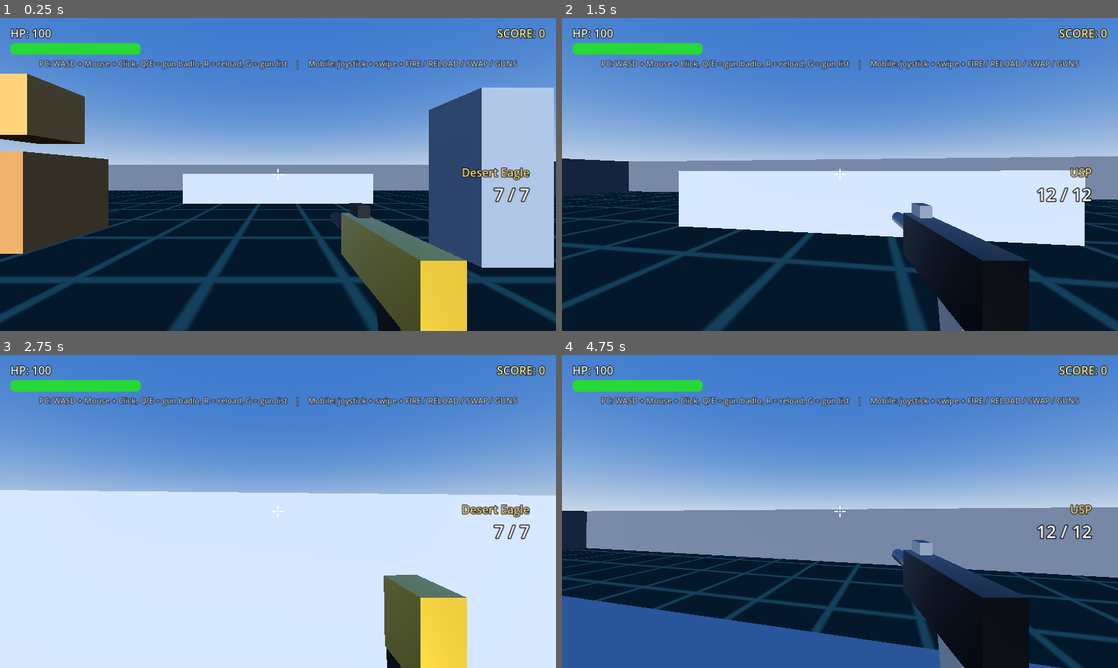
Above: before the commit, frames 1-4 (two rows, left to right).
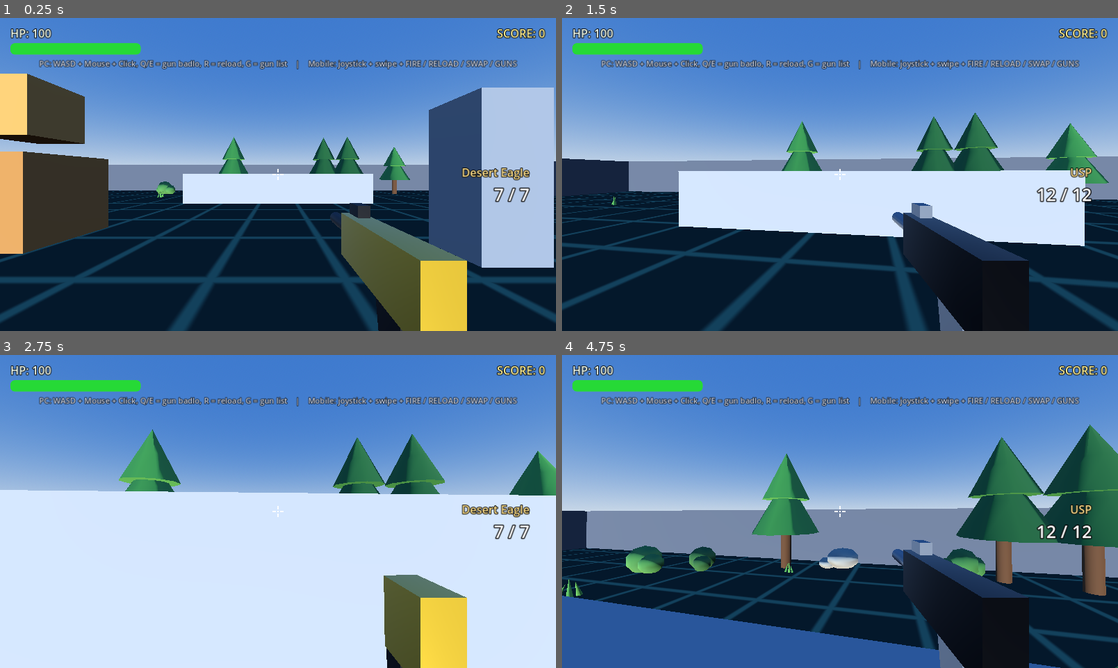
Above: after the commit, the same moments.

Repository: lk0024709-ux/Godot-fps-game-like-free-fire
Game: Godot game, scene res://scenes/main.tscn
Same seed, same stepped clock (60 frames per second), same inputs: the game is played once before the commit and once after it.
Inputs (mouse positions are in pixels of both pictures, inside the frame that each line leads up to):
- Up to frame 1 (0.25 s): no input
- Up to frame 2 (1.5 s): tap Enter at 0.5 s; move the mouse to (867, 174) at 0.52 s; press the mouse at (867, 174) at 0.53 s; hold W (move_forward) from 0.53 s (still down); tap Space (jump) at 0.77 s; move the mouse to (812, 174) at 1.27 s; release the mouse at (812, 174) at 1.28 s; tap E (next_weapon) at 1.35 s
- Up to frame 3 (2.75 s): keep holding W (move_forward); tap Space (jump) at 1.52 s; move the mouse to (289, 505) at 2.02 s; tap Q (prev_weapon) at 2.1 s
- Up to frame 4 (4.75 s): keep holding W (move_forward); tap Space (jump) at 2.75, 3.02, 3.77, 4.52 s; move the mouse to (834, 517) at 2.77 s; tap 1 at 2.85 s; click (834, 517) at 2.92 s; move the mouse to (878, 514) at 3.52 s; press the mouse at (878, 514) at 3.53 s; tap R (reload) at 4.15 s; move the mouse to (795, 508) at 4.27 s; release the mouse at (795, 508) at 4.28 s; tap E (next_weapon) at 4.35 s

The runs differ from the first frame. In frame 1, 1.4% of the frame differs, in the area x 28-74%, y 38-58%; in frame 2, 3.3%; in frame 3, 4.0%; in frame 4, 11%, in the area x 0-100%, y 22-100%.

Commit message:
Phase 1: hybrid CC0 nature assets (build-time download + procedural fallback)
- .github/workflows/build-apk.yml: step 7b (actions/cache) + 7c (fail-soft download of
  14 Kenney Nature Kit 2.1 .glb files, pinned commit 45df48c4) BEFORE the import step;
  GLB magic-byte check; 150s time budget; warning (never failure) if <5 files
- scripts/asset_loader.gd (NEW): fail-safe loader, static PackedScene cache,
  list_models/load_model/has_models, dir-listing + ResourceLoader.exists fallback
- scripts/assets.gd: hybrid tree()/rock()/bush()/grass_tuft() (downloaded model first,
  else procedural), _try_downloaded(), _visual_aabb(), _ensure_collision() with
  AABB-derived BoxShape3D, ground-drop so any model sits on the floor
- scripts/main.gd: deterministic nature scatter (nature_seed), obstacle counts untouched
- README: Asset Sources section (CC0 + license + pinned commit); .gitignore: assets/downloaded/

Co-authored-by: arena-agent <297053741+arena-agent@users.noreply.github.com>

Diff:
--- /dev/null
+++ b/scripts/asset_loader.gd
@@ -0,0 +1,157 @@
+extends RefCounted
+##
+## AssetLoader — build ke waqt download hue CC0 models ko runtime pe load karta hai.
+##
+## Ye file HYBRID asset system ka "loader" hissa hai:
+##   - GitHub Actions `assets/downloaded/<category>/` me free CC0 models (.glb) daalta hai
+##   - Ye script wahan se unhe load karta hai (PackedScene)
+##   - Agar kuch bhi download na hua ho (net/github down, ya folder hi na ho) to
+##     ye chup-chaap `null` deta hai -> assets.gd ka procedural fallback chalta hai
+##
+## Sab kuch SAFE hai: folder na ho, file kharab ho, PCK me list na aaye — koi error
+## nahi aata, bas null milta hai. Isliye game KABHI asset download ki wajah se nahi rukta.
+##
+## Static cache hai, isliye ek hi model baar-baar disk se nahi padha jaata.
+##
+## Istemal (assets.gd me):
+##     const Loader := preload("res://scripts/asset_loader.gd")
+##     var scene := Loader.load_model("tree_default", "nature")   # PackedScene ya null
+##
+
+## Jahan CI download karta hai (dekho .github/workflows/build-apk.yml step "7c")
+const BASE_DIR := "res://assets/downloaded/"
+
+## Sirf ye formats chalte hain (GLB self-contained hota hai: usme hi mesh + material aate hain)
+const EXTENSIONS: Array[String] = [".glb", ".gltf"]
+
+
+## category/fragment -> PackedScene (ya null). Static = poore project me ek hi baar load.
+static var _cache: Dictionary = {}
+
+## category -> Array[String] (ek hi baar folder padha jaata hai)
+static var _listings: Dictionary = {}
+
+
+# ============================================================ PUBLIC API =====
+
+## Ek category ke saare model naam (extension ke bina). Folder na ho to khali list.
+static func list_models(category: String = "nature") -> Array[String]:
+	if _listings.has(category):
+		return _listings[category]
+
+	var names: Array[String] = []
+	var dir_path := BASE_DIR + category
+
+	# Folder hi nahi hai (download fail hua / assets skip hue)? Koi error nahi, khali list.
+	# dir_exists_absolute() res:// paths ke saath bhi kaam karta hai.
+	if not DirAccess.dir_exists_absolute(dir_path):
+		_listings[category] = names
+		return names
+
+	var dir := DirAccess.open(dir_path)
+	if dir == null:
+		_listings[category] = names
+		return names
+
+	for file_name in dir.get_files():
+		var clean := _strip_suffix(file_name)
+		var ext := "." + clean.get_extension().to_lower()
+		if EXTENSIONS.has(ext):
+			names.append(clean.trim_suffix(ext))
+
+	names.sort()          # deterministic (warna PCK ki listing ka order badal sakta hai)
+	_listings[category] = names
+	return names
+
+
+## Naam ke hisse se model dhundo -> PackedScene, warna null (kabhi crash nahi).
+## Match ka order: exact naam -> naam se shuru -> naam me kahin bhi.
+static func load_model(name_fragment: String, category: String = "nature") -> PackedScene:
+	var key := category + "/" + name_fragment
+	if _cache.has(key):
+		return _cache[key]
+
+	var scene := _try_load(name_fragment, category)
+	_cache[key] = scene
+	return scene
+
+
+## Kisi bhi category me kuch download hua hai? (debug / README ke liye)
+static func has_models(category: String = "nature") -> bool:
+	return not list_models(category).is_empty()
+
+
+## Saari categories me kuch bhi hai? (HUD/debug ke liye)
+static func has_any_models() -> bool:
+	return has_models("nature") or has_models("buildings") or has_models("weapons") \
+		or has_models("characters")
+
+
+## Cache khali karo (aksar zaroorat nahi — scene reload pe bhi cache chalta rehta hai)
+static func clear_cache() -> void:
+	_cache.clear()
+	_listings.clear()
+
+
+# ============================================================== INTERNAL ======
+
+## Ek model load karne ki koshish. Fail hone pe null.
+static func _try_load(name_fragment: String, category: String) -> PackedScene:
+	var fragment := name_fragment.to_lower().strip_edges()
+	if fragment.is_empty():
+		return null
+
+	# ---- 1) Folder listing se best match dhoondo ----
+	var best := ""
+	var files := list_models(category)
+	for f in files:
+		if f.to_lower() == fragment:
+			best = f
+			break
+	if best.is_empty():
+		for f in files:
+			if f.to_lower().begins_with(fragment):
+				best = f
+				break
+	if best.is_empty():
+		for f in files:
+			if f.to_lower().contains(fragment):
+				best = f
+				break
+
+	# ---- 2) Listing khali ho (jaise PCK me list na aaye) to seedha path try karo ----
+	#        (assets.gd ke paas fragment naam already hote hain, isliye ye hamesha chalega)
+	if best.is_empty():
+		for ext in EXTENSIONS:
+			var direct := BASE_DIR + category + "/" + name_fragment + ext
+			var loaded_direct := _load_scene(direct)
+			if loaded_direct != null:
+				return loaded_direct
+		return null
+
+	for ext in EXTENSIONS:
+		var path := BASE_DIR + category + "/" + best + ext
+		var loaded := _load_scene(path)
+		if loaded != null:
+			return loaded
+	return null
+
+
+## Path se PackedScene (agar exist karta hai aur PackedScene hai)
+static func _load_scene(path: String) -> PackedScene:
+	if not ResourceLoader.exists(path):
+		return null
+	var res: Resource = load(path)
+	if res is PackedScene:
+		return res as PackedScene
+	return null
+
+
+## Exported PCK me kabhi kabhi ".remap"/".import" laga hua naam aata hai -> hata do
+static func _strip_suffix(file_name: String) -> String:
+	var clean := file_name
+	if clean.ends_with(".remap"):
+		clean = clean.trim_suffix(".remap")
+	elif clean.ends_with(".import"):
+		clean = clean.trim_suffix(".import")
+	return clean
--- a/scripts/assets.gd
+++ b/scripts/assets.gd
@@ -1,15 +1,23 @@
 extends RefCounted
 ##
-## Assets — weapon models banata hai, sirf primitives se (box / cylinder / cone / sphere).
-## Koi texture, koi image, koi download nahi — sirf StandardMaterial3D + albedo_color.
+## Assets — saare 3D models banata hai (weapons + nature), sirf primitives se
+## (box / cylinder / cone / sphere). Koi texture, koi image nahi — sirf
+## StandardMaterial3D + albedo_color.
 ##
-## 5 base shapes: pistol, smg, rifle, sniper, shotgun.
+## HYBRID SYSTEM: pehle download kiya hua CC0 model try hota hai
+## (`assets/downloaded/` — GitHub Actions build ke waqt bharta hai), aur wo na
+## milne pe yahi file code se model bana deti hai (procedural fallback).
+## Download fail ho jaye to game phir bhi poora chalta hai — bas shape simple ho jata hai.
+##
+## Weapons: 5 base shapes (pistol, smg, rifle, sniper, shotgun).
 ## Har shape function (body_color, accent_color) leta hai, isliye 28 weapons sirf
 ## colour badal ke bante hain. Har model me 10 se kam mesh children hote hain.
 ##
 ## Model ki direction: barrel -Z (aage) ki taraf, Y up.
 ## Barrel cylinder hamesha X pe 90 degree ghuma hua hai (axis Y -> Z).
 ##
+
+const Loader := preload("res://scripts/asset_loader.gd")
 
 const HALF_PI := PI * 0.5      # 90 degree (radians me)
 
@@ -248,3 +256,256 @@
 	_cone(root, 0.038, 0.10, accent, Vector3(0.0, 0.07, -1.03), Vector3(-HALF_PI, 0, 0))     # choke
 	_muzzle(root, Vector3(0.0, 0.07, -1.09))
 	return root
+
+
+# ============================================================== NATURE =======
+#
+# Phase 1 — trees / rocks / bushes / grass.
+#
+# Har function ka flow ek hi hai:
+#   1) GitHub Actions ne jo CC0 model download kiya hai, wo try karo (asset_loader.gd)
+#   2) Na mila to yahin code se simple model bana do (procedural fallback)
+# Isliye ye functions akele me bhi kaam karte hain aur download ke saath bhi.
+#
+# `variant` = kaunsa roop (0,1,2...). Har kind ke liye NICHE wali list me naam hain —
+# wahi naam asset_loader.gd dhoondhta hai, aur wahi ginti procedural fallback bhi samajhta hai.
+#
+
+## kind -> downloaded file ke naam (fuzzy match, extension ke bina).
+## Ye 14 files .github/workflows/build-apk.yml ke step "7c" me download hoti hain.
+const NATURE_MODELS := {
+	"tree": ["tree_default", "tree_detailed", "tree_pineTallA", "tree_pineRoundC", "tree_fat"],
+	"rock": ["rock_largeA", "rock_largeC", "rock_smallB", "rock_smallFlatA"],
+	"bush": ["plant_bushDetailed", "plant_bush", "plant_bushSmall"],
+	"grass": ["grass", "grass_large"],
+}
+
+## Fallback ke colours (ye har variant ke liye thoda alag hote hain)
+const _TREE_TRUNK := Color(0.32, 0.21, 0.12)
+const _TREE_LEAF := [Color(0.20, 0.42, 0.19), Color(0.24, 0.48, 0.22), Color(0.16, 0.36, 0.17)]
+const _ROCK_COLOR := [Color(0.46, 0.47, 0.49), Color(0.40, 0.41, 0.44), Color(0.52, 0.51, 0.48)]
+const _BUSH_COLOR := [Color(0.22, 0.40, 0.20), Color(0.26, 0.45, 0.23), Color(0.19, 0.35, 0.18)]
+const _GRASS_COLOR := Color(0.30, 0.52, 0.24)
+
+
+## TREE — ped. Pehle downloaded model, warna trunk + patte (code se).
+static func tree(scale_f: float = 1.0, variant: int = 0) -> Node3D:
+	var downloaded := _try_downloaded("tree", variant, scale_f, "Tree", true)
+	if downloaded != null:
+		return downloaded
+
+	# ---------- procedural fallback ----------
+	var root := Node3D.new()
+	root.name = "Tree"
+	var tone: Color = _TREE_LEAF[absi(variant) % _TREE_LEAF.size()]
+	var trunk_mat := _mat(_TREE_TRUNK, 0.0, 0.9)
+	var leaf_mat := _mat(tone, 0.0, 0.85)
+
+	# trunk (cylinder default Y axis pe khada hota hai, isliye rotation nahi chahiye)
+	_cylinder(root, 0.16, 1.7, trunk_mat, Vector3(0.0, 0.85, 0.0), Vector3.ZERO)
+	# patte: do "cone" (CylinderMesh jiska top_radius 0 hai) ek ke upar ek
+	_cone(root, 1.05, 1.8, leaf_mat, Vector3(0.0, 2.0, 0.0), Vector3.ZERO)
+	_cone(root, 0.75, 1.5, leaf_mat, Vector3(0.0, 2.9, 0.0), Vector3.ZERO)
+
+	root.scale = Vector3.ONE * scale_f
+	_ensure_collision(root, "tree")
+	return root
+
+
+## ROCK — patthar.
+static func rock(scale_f: float = 1.0, variant: int = 0) -> Node3D:
+	var downloaded := _try_downloaded("rock", variant, scale_f, "Rock", true)
+	if downloaded != null:
+		return downloaded
+
+	# ---------- procedural fallback ----------
+	var root := Node3D.new()
+	root.name = "Rock"
+	var tone: Color = _ROCK_COLOR[absi(variant) % _ROCK_COLOR.size()]
+	var rock_mat := _mat(tone, 0.0, 0.95)
+
+	# main dhela: sphere ko dabaya hua (y pe 0.6)
+	var main_sphere := _sphere(root, 0.55, rock_mat, Vector3(0.0, 0.33, 0.0))
+	main_sphere.scale = Vector3(1.0, 0.6, 1.0)
+	# ek chhota dhela saath me
+	var side_sphere := _sphere(root, 0.3, rock_mat, Vector3(0.45, 0.18, 0.2))
+	side_sphere.scale = Vector3(1.0, 0.6, 1.0)
+
+	root.scale = Vector3.ONE * scale_f
+	_ensure_collision(root, "rock")
+	return root
+
+
+## BUSH — chhota jhaadi.
+static func bush(scale_f: float = 1.0, variant: int = 0) -> Node3D:
+	var downloaded := _try_downloaded("bush", variant, scale_f, "Bush", true)
+	if downloaded != null:
+		return downloaded
+
+	# ---------- procedural fallback ----------
+	var root := Node3D.new()
+	root.name = "Bush"
+	var tone: Color = _BUSH_COLOR[absi(variant) % _BUSH_COLOR.size()]
+	var mat := _mat(tone, 0.0, 0.9)
+
+	_sphere(root, 0.42, mat, Vector3(0.0, 0.36, 0.0))
+	_sphere(root, 0.30, mat, Vector3(0.34, 0.26, 0.14))
+	_sphere(root, 0.28, mat, Vector3(-0.26, 0.24, -0.22))
+
+	root.scale = Vector3.ONE * scale_f
+	_ensure_collision(root, "bush")
+	return root
+
+
+## GRASS TUFT — ghaas ke guchhe. NOTE: isme collision JAAN-BOOJH kar nahi hai
+## (decor hai — player iske aar-paar chalta rehta hai, aur 25+ tufts pe physics bachega).
+static func grass_tuft(scale_f: float = 1.0, variant: int = 0) -> Node3D:
+	var downloaded := _try_downloaded("grass", variant, scale_f, "GrassTuft", false)
+	if downloaded != null:
+		return downloaded
+
+	# ---------- procedural fallback ----------
+	var root := Node3D.new()
+	root.name = "GrassTuft"
+	var mat := _mat(_GRASS_COLOR, 0.0, 0.9)
+
+	# teen patte (cone), har ek thoda alag jhuka hua
+	_cone(root, 0.055, 0.45, mat, Vector3(0.0, 0.22, 0.0), Vector3(-0.12, 0.0, 0.0))
+	_cone(root, 0.05, 0.38, mat, Vector3(0.10, 0.19, 0.06), Vector3(0.18, 0.0, 0.25))
+	_cone(root, 0.045, 0.32, mat, Vector3(-0.09, 0.16, -0.05), Vector3(0.15, 0.0, -0.28))
+
+	root.scale = Vector3.ONE * scale_f
+	return root
+
+
+# ---------------------------------------------------- hybrid load / fallback --
+
+## Downloaded model try karo -> Node3D (collision ke saath) ya null.
+## Null mila to caller apna procedural model bana leta hai.
+static func _try_downloaded(kind: String, variant: int, scale_f: float, node_name: String,
+		with_collision: bool) -> Node3D:
+	var names: Array = NATURE_MODELS.get(kind, [])
+	if names.is_empty():
+		return null
+	var fragment: String = str(names[absi(variant) % names.size()])
+
+	var scene := Loader.load_model(fragment, "nature")
+	if scene == null:
+		return null      # download nahi hua -> fallback (bilkul normal baat hai)
+
+	var inst := scene.instantiate()
+	if not (inst is Node3D):
+		inst.queue_free()
+		return null
+	var model := inst as Node3D
+
+	model.scale = Vector3.ONE * scale_f
+	model.cast_shadow = GeometryInstance3D.SHADOW_CASTING_SETTING_ON
+
+	var root := Node3D.new()
+	root.name = node_name
+	root.add_child(model)
+
+	# Model ka origin (0,0,0) base pe ho ya beech me — hum usko zameen pe bitha dete hain:
+	# sabse neeche wala point theek y = 0 par aa jata hai.
+	var box := _visual_aabb(model)
+	model.position.y -= box.position.y
+
+	if with_collision:
+		_ensure_collision(root, kind)
+	return root
+
+
+# ------------------------------------------------------------- collision -----
+
+## Model ke aas-paas ek StaticBody3D + BoxShape3D laga do (takkar ke liye).
+## Box ka size model ke AABB se apne aap nikalta hai — koi hardcoded size nahi.
+##
+## DHYAAN DO: `get_aabb()` sirf GeometryInstance3D (MeshInstance3D etc.) pe hota
+## hai — Node3D pe NAHI. Isliye `_visual_aabb()` mesh children ko dekhta hai.
+## "grass" me collision nahi lagta (decor hai).
+static func _ensure_collision(node: Node3D, kind: String, aabb: AABB = AABB()) -> StaticBody3D:
+	if kind == "grass":
+		return null
+
+	var box := aabb
+	if box.size == Vector3.ZERO:
+		box = _visual_aabb(node)
+	if box.size == Vector3.ZERO:
+		return null      # kuch mesh hi nahi mila
+
+	# kind ke hisaab se kitna mota box (ped ke patte halke hote hain -> patla box)
+	var radius_scale := 1.0
+	var height_scale := 1.0
+	match kind:
+		"tree":
+			radius_scale = 0.55
+			height_scale = 0.85
+		"bush":
+			radius_scale = 0.70
+			height_scale = 0.90
+		_:
+			radius_scale = 0.85     # rock / default
+			height_scale = 0.85
+
+	var size := Vector3(
+		maxf(box.size.x * radius_scale, 0.30),
+		maxf(box.size.y * height_scale, 0.30),
+		maxf(box.size.z * radius_scale, 0.30))
+
+	var body := StaticBody3D.new()
+	body.name = "Collision"
+	body.collision_layer = 1
+	# Ground-drop ke baad box ka neeche wala point y = 0 par hai, isliye center = height/2
+	body.position = Vector3(
+		box.position.x + box.size.x * 0.5,
+		size.y * 0.5,
+		box.position.z + box.size.z * 0.5)
+
+	var col := CollisionShape3D.new()
+	var shape := BoxShape3D.new()
+	shape.size = size
+	col.shape = shape
+	body.add_child(col)
+	node.add_child(body)
+	return body
+
+
+## Node ke saare mesh children ka mila-jula AABB — node ke apne local space me.
+static func _visual_aabb(node: Node3D) -> AABB:
+	var result := AABB()
+	var has_any := false
+
+	for child in node.get_children():
+		var child_box := AABB()
+		var found := false
+
+		if child is GeometryInstance3D:
+			# MeshInstance3D / wahi class jisme get_aabb() hai
+			child_box = (child as GeometryInstance3D).get_aabb()
+			found = child_box.size != Vector3.ZERO
+		elif child is Node3D:
+			child_box = _visual_aabb(child as Node3D)
+			found = child_box.size != Vector3.ZERO
+		if not found:
+			continue
+
+		# child ke transform (position/rotation/scale) ke hisaab se box ko ghumao-phirao.
+		# 8 corners nikal ke naya box banate hain -> rotation ke saath bhi theek rehta hai.
+		var xform: Transform3D = (child as Node3D).transform
+		var low := Vector3.INF
+		var high := -Vector3.INF
+		for i in 8:
+			var corner := child_box.position + Vector3(
+				child_box.size.x if (i & 1) != 0 else 0.0,
+				child_box.size.y if (i & 2) != 0 else 0.0,
+				child_box.size.z if (i & 4) != 0 else 0.0)
+			var world_corner: Vector3 = xform * corner
+			low = low.min(world_corner)
+			high = high.max(world_corner)
+		var box_in_parent := AABB(low, high - low)
+
+		result = box_in_parent if not has_any else result.merge(box_in_parent)
+		has_any = true
+
+	return result
--- a/scripts/main.gd
+++ b/scripts/main.gd
@@ -8,6 +8,7 @@
 ##
 
 const ENEMY_SCENE := preload("res://scenes/enemy.tscn")
+const Assets := preload("res://scripts/assets.gd")
 
 @export_group("Enemy Spawning")
 @export var spawn_interval: float = 1.8          ## kitne second me naya enemy
@@ -17,6 +18,15 @@
 
 @export_group("Arena")
 @export var arena_size: float = 40.0             ## maidan kitna bada (40 = 40x40m, 20 = 20x20m)
+
+@export_group("Nature")
+## Ye seed fix hai — isliye har baar wahi ped/patthar/ghaas wahi jagah pe ugte hain.
+## Badal ke dekho: pura layout badal jayega (par phir bhi deterministic rahega).
+@export var nature_seed: int = 20241015
+@export var tree_count: int = 14                 ## ped (deewar ke paas patti me)
+@export var rock_count: int = 10                 ## patthar
+@export var bush_count: int = 12                 ## jhaadiyaan
+@export var grass_count: int = 26                ## ghaas ke guchhe (inme collision nahi hota)
 
 ## Neeche wala layout isi 40x40 ke hisaab se likha hai. arena_size badloge to
 ## sab kuch (deewarein + cover boxes + spawn ghere) automatically scale ho jayega.
@@ -114,6 +124,73 @@
 	for item in _obstacles:
 		_add_box((item[0] as Vector3) * scale_factor, (item[1] as Vector3) * scale_factor, item[2])
 
+	# ---- nature: ped / patthar / jhaadi / ghaas (hybrid: download ya procedural) ----
+	_scatter_nature()
+
+
+# ------------------------------------------------------------- nature props --
+
+## Ped / patthar / jhaadi / ghaas ko maidan ke kinare wali patti me bikher deta hai.
+##
+## Deterministic: `nature_seed` fix hai, isliye har run me SAME layout banta hai.
+## Saare props deewar ke paas wali patti me rakhe jaate hain (beech ka khel ka maidan
+## khula rehta hai) — enemies ke spawn ring (radius 0.4 * arena_size) se bahar.
+##
+## Har prop pehle "downloaded CC0 model" try karta hai, warna procedural shape
+## (dekho scripts/assets.gd + scripts/asset_loader.gd). Download fail ho to ye
+## function wahi kaam procedural se kar deta hai — koi error nahi.
+func _scatter_nature() -> void:
+	var arena_scale: float = arena_size / ARENA_REFERENCE
+	var rng := RandomNumberGenerator.new()
+	rng.seed = nature_seed
+
+	var inner_radius: float = arena_size * 0.5 - 1.3        # deewar se thoda andar
+	var band_min: float = inner_radius * 0.86               # ped/patthar isi patti me
+	# chhote maidan me itne hi props lagao (warna bhare-bhare lagega)
+	var area_scale: float = maxf(0.3, arena_scale * arena_scale)
+
+	var container := Node3D.new()
+	container.name = "Nature"
+	add_child(container)
+
+	var kinds := {
+		"tree": [tree_count, 0.95, 1.35, 1.0],
+		"rock": [rock_count, 0.85, 1.30, 1.0],
+		"bush": [bush_count, 0.90, 1.40, 1.0],
+		"grass": [grass_count, 0.85, 1.55, 0.62],   # ghaas thodi andar tak bhi aa sakti hai
+	}
+
+	for kind in ["tree", "rock", "bush", "grass"]:
+		var spec: Array = kinds[kind]
+		var total: int = maxi(4, int(float(spec[0]) * area_scale))
+		var min_scale: float = float(spec[1])
+		var max_scale: float = float(spec[2])
+		var band_factor: float = float(spec[3])
+
+		for i in total:
+			var angle := rng.randf() * TAU
+			var radius := rng.randf_range(inner_radius * band_factor, inner_radius)
+			var prop: Node3D = _make_prop(kind, i % 5, rng.randf_range(min_scale, max_scale) * arena_scale)
+			if prop == null:
+				continue
+			prop.position = Vector3(cos(angle) * radius, 0.0, sin(angle) * radius)
+			prop.rotation.y = rng.randf() * TAU      # halka ghumav, natural lage
+			container.add_child(prop)
+
+
+## Ek nature prop banao (kind ke hisaab se assets.gd ka function)
+func _make_prop(kind: String, variant: int, scale_f: float) -> Node3D:
+	match kind:
+		"tree":
+			return Assets.tree(scale_f, variant)
+		"rock":
+			return Assets.rock(scale_f, variant)
+		"bush":
+			return Assets.bush(scale_f, variant)
+		"grass":
+			return Assets.grass_tuft(scale_f, variant)
+	return null
+
 
 func _add_box(box_pos: Vector3, box_size: Vector3, color: Color) -> void:
 	var body := StaticBody3D.new()
Not shown, changed: .github/workflows/build-apk.yml
